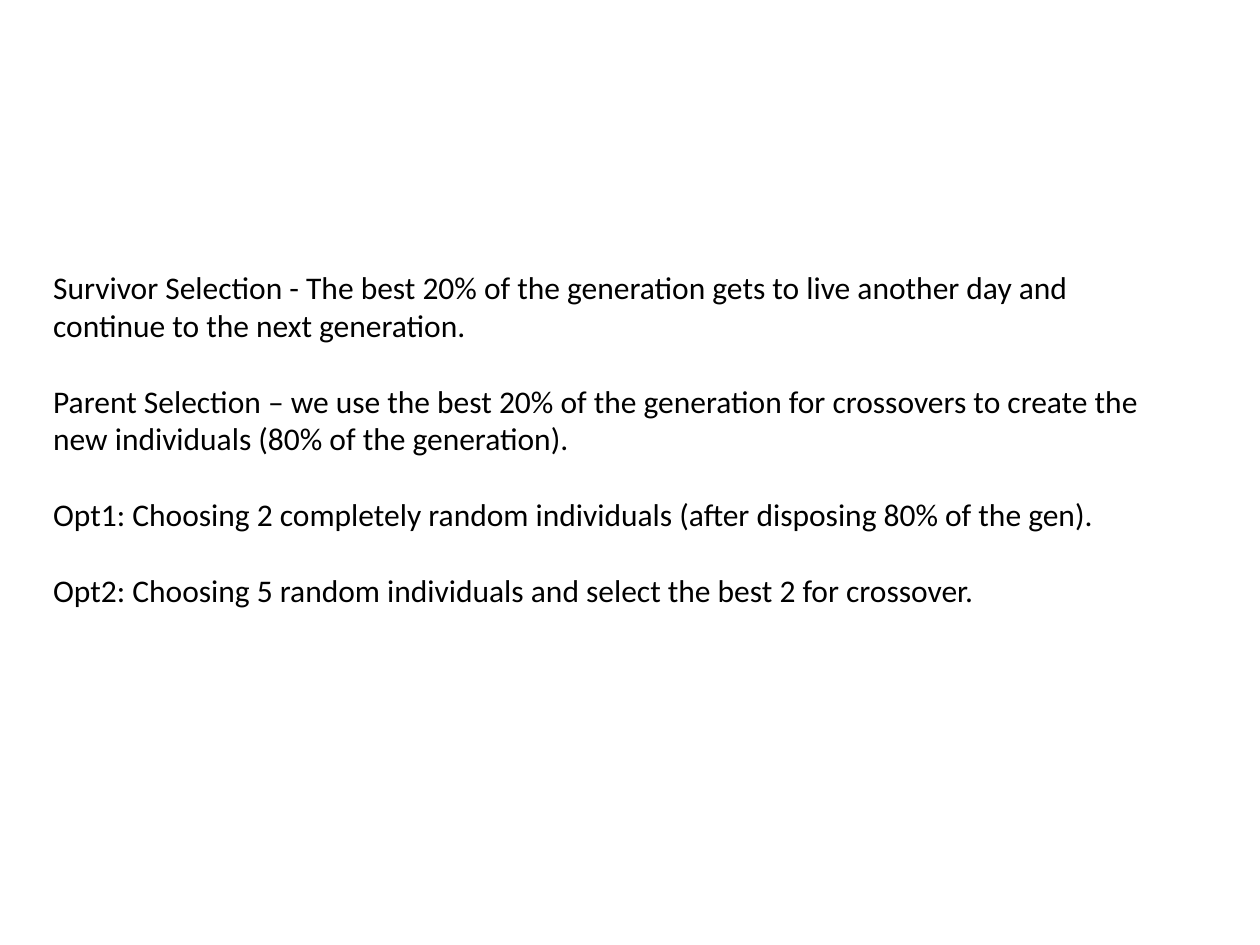
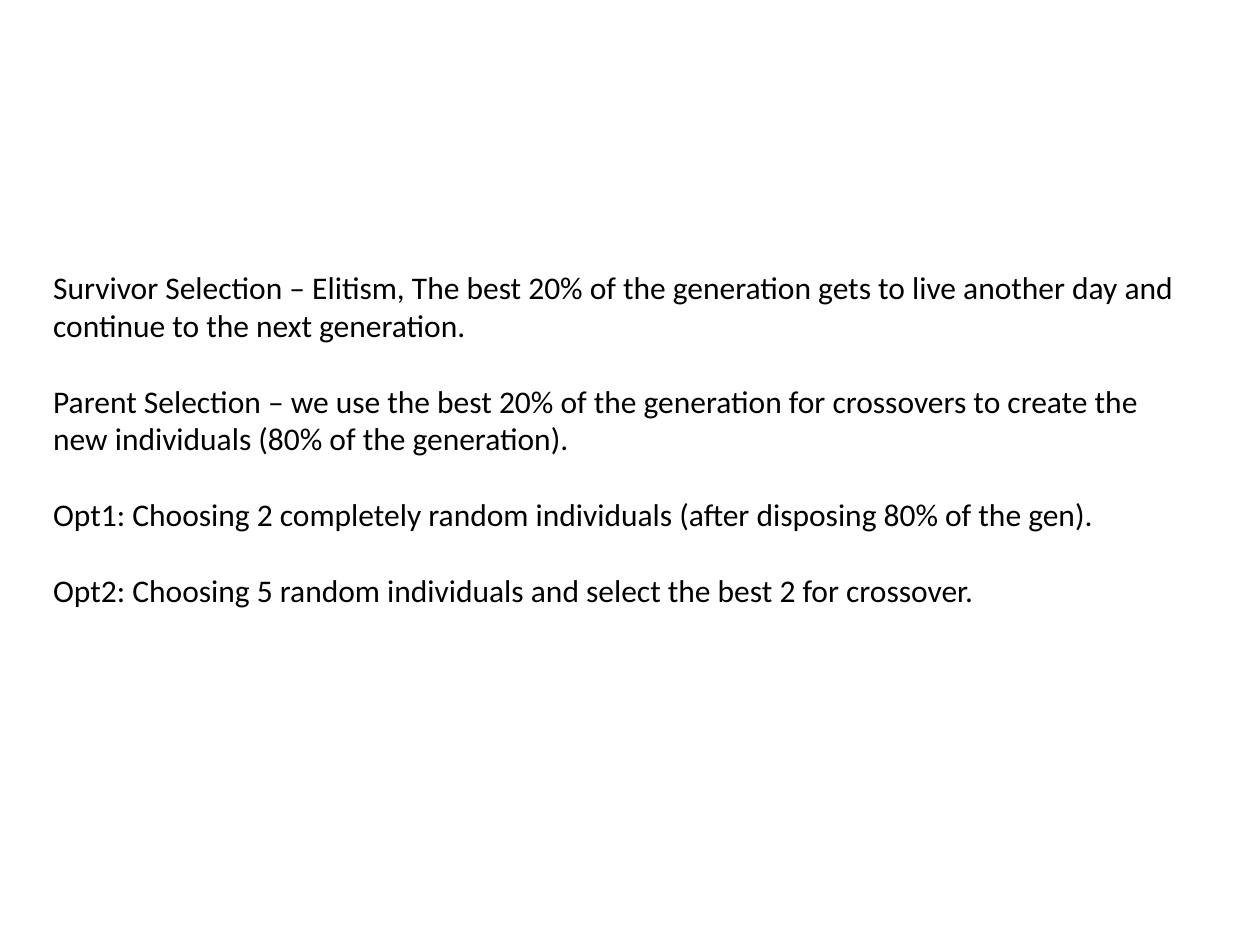
Before and after one commit to LironAvr/EvolutionaryLightsUp, a slide deck: slide 12 of presentation.pptx. Drawn at 1260x945 pixels with LibreOffice and Linux fonts; fonts in the diff are those of the drawing; background and template pictures are left out. Boxes give left, top, right and bottom in pixels: in the first picture for what was removed or moved away, otherwise in the second. Text is boxed around its words. In the diff, an @@ line names an element or a change of style, - is before the commit and + after.

```diff
--- a/presentation.pptx
+++ b/presentation.pptx
@@ text at [53,277,1173,343]: text changed @@
-Survivor Selection - The best 20% of the generation gets to live another day and continue to the next generation.
+Survivor Selection – Elitism, The best 20% of the generation gets to live another day and continue to the next generation.
```
Also in this commit, not shown: 3 other slides changed.
